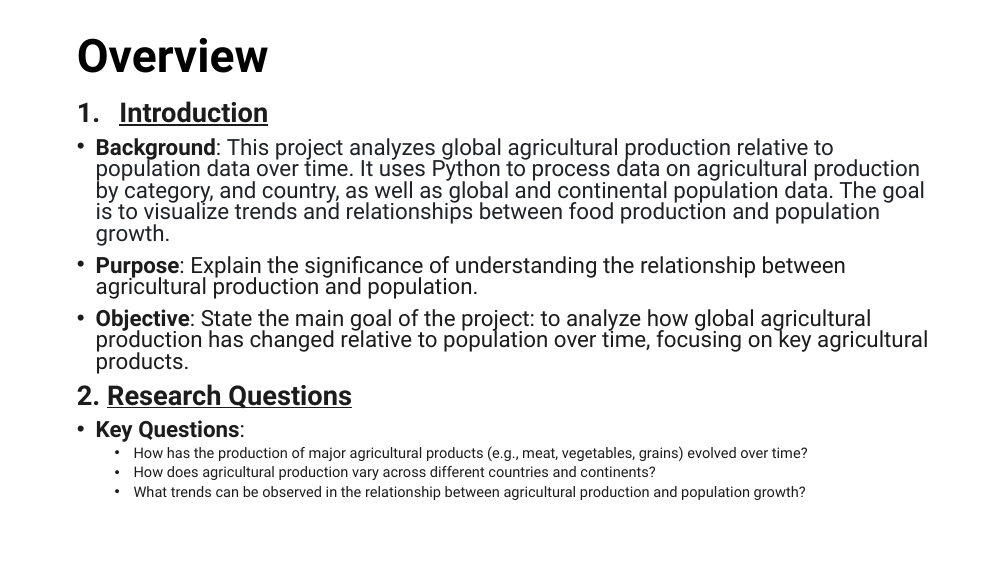
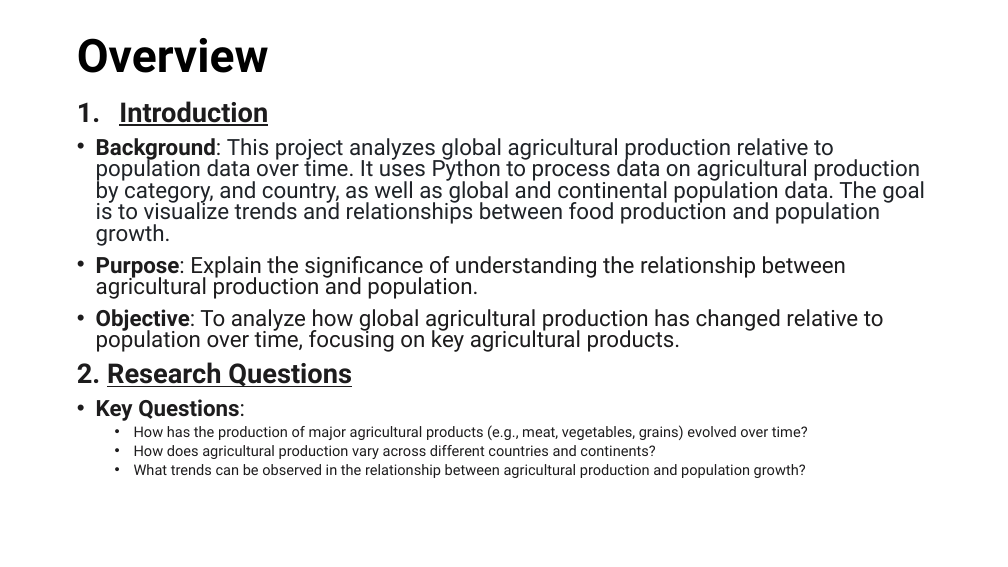
Before and after one commit to Corey-Holton/Project1, a slide deck: slide 2 of Working files/Group Project.pptx. Drawn at 1008x567 pixels with LibreOffice and Linux fonts; fonts in the diff are those of the drawing. Boxes give left, top, right and bottom in pixels: in the first picture for what was removed or moved away, otherwise in the second. Text is boxed around its words. In the diff, an @@ line names an element or a change of style, - is before the commit and + after.

```diff
--- a/Working files/Group Project.pptx
+++ b/Working files/Group Project.pptx
@@ text at [96,309,884,352]: text changed @@
-• Objective: State the main goal of the project: to analyze how global agricultural production has changed relative to population over time, focusing on key agricultural products.
+• Objective: To analyze how global agricultural production has changed relative to population over time, focusing on key agricultural products.
```
Also in this commit, not shown: 3 slides added, 1 other file.
